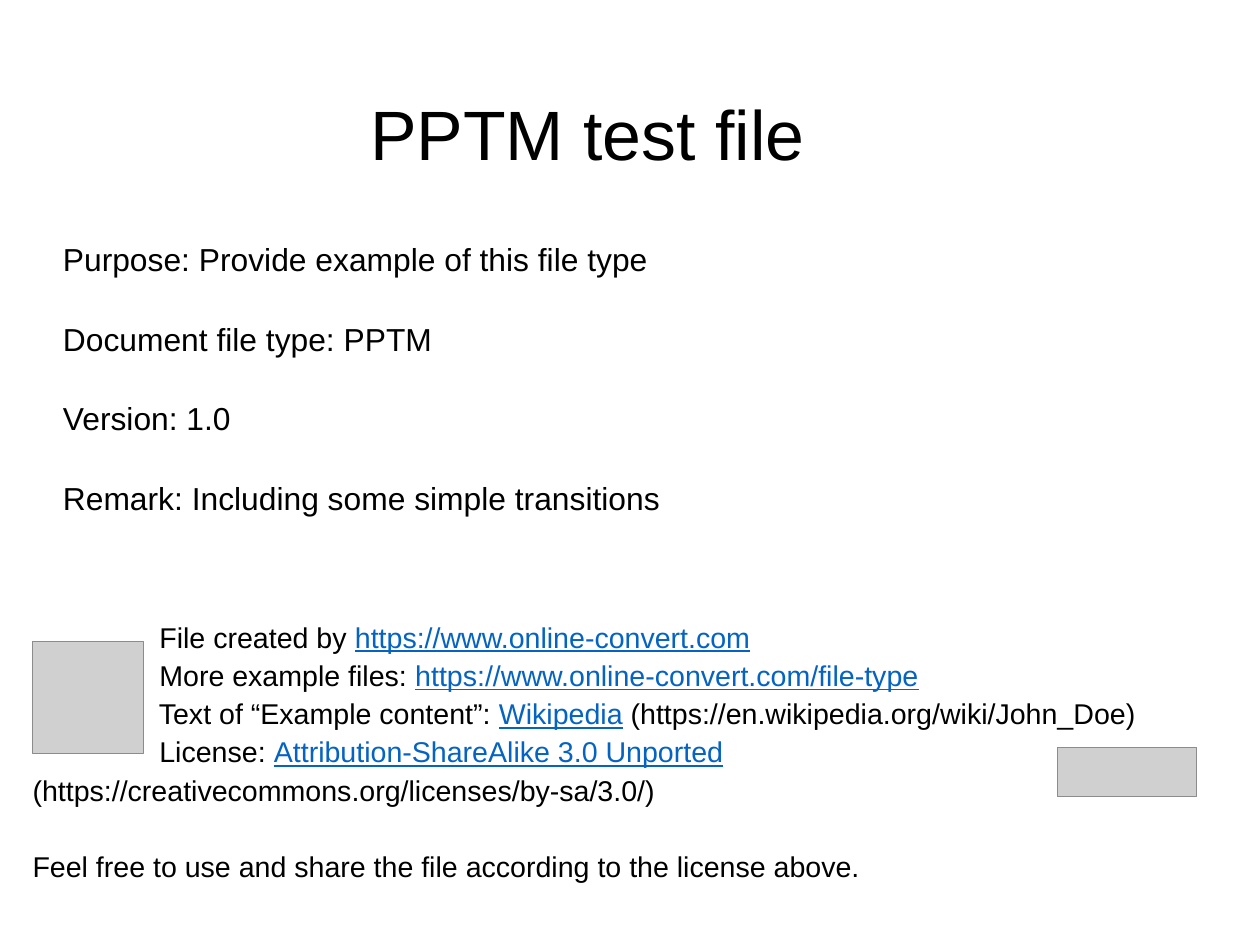
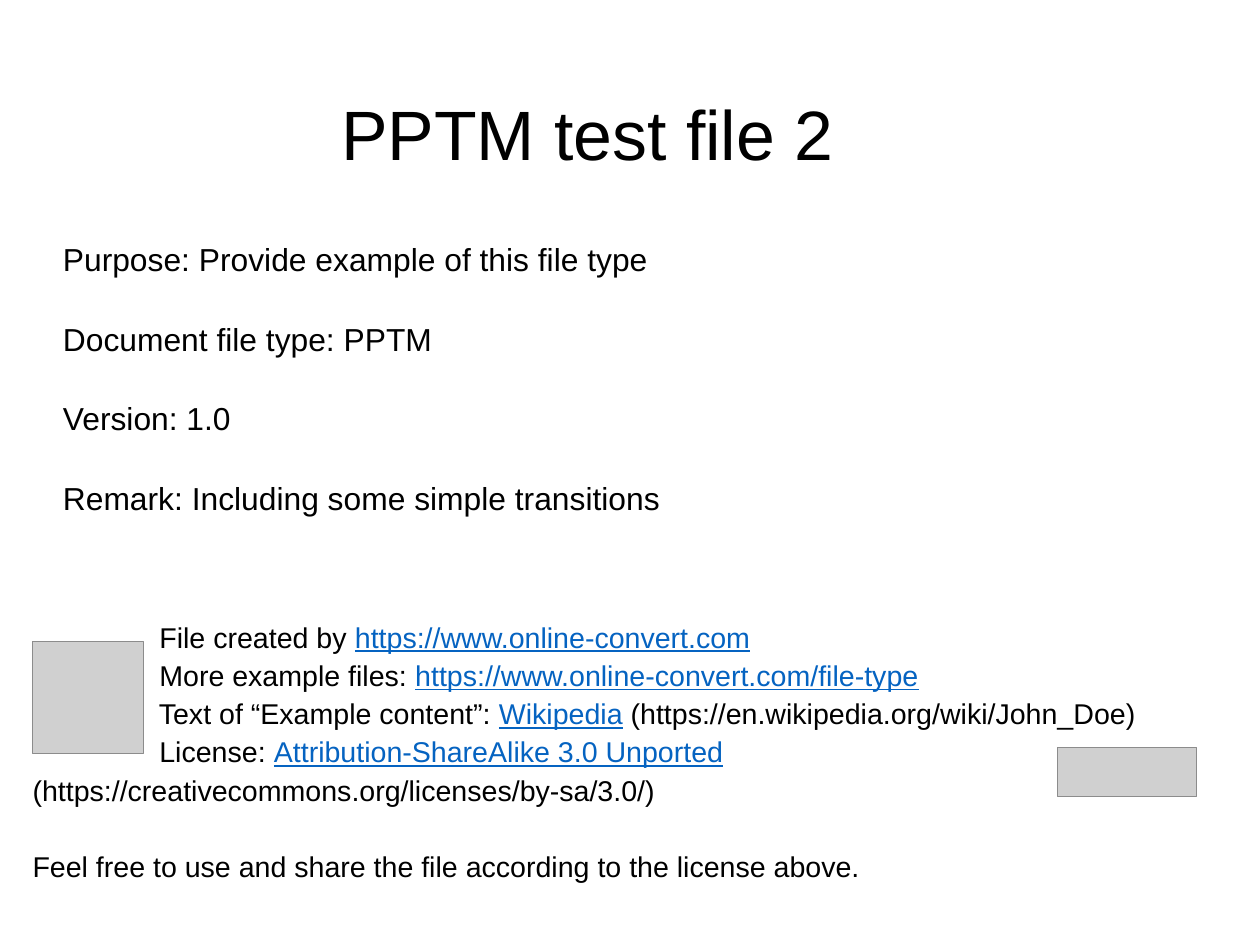
Before and after one commit to gtsteffaniak/go-office, a slide deck: slide 1 of sample-files/sample.pptm. Drawn at 1260x945 pixels with LibreOffice and Linux fonts; fonts in the diff are those of the drawing; grey boxes stand for pictures. Boxes give left, top, right and bottom in pixels: in the first picture for what was removed or moved away, otherwise in the second. Text is boxed around its words. In the diff, an @@ line names an element or a change of style, - is before the commit and + after.

```diff
--- a/sample-files/sample.pptm
+++ b/sample-files/sample.pptm
@@ text at box(341, 109, 834, 161): text changed @@
-PPTM test file
+PPTM test file 2
```
Also in this commit, not shown: 28 other files.
